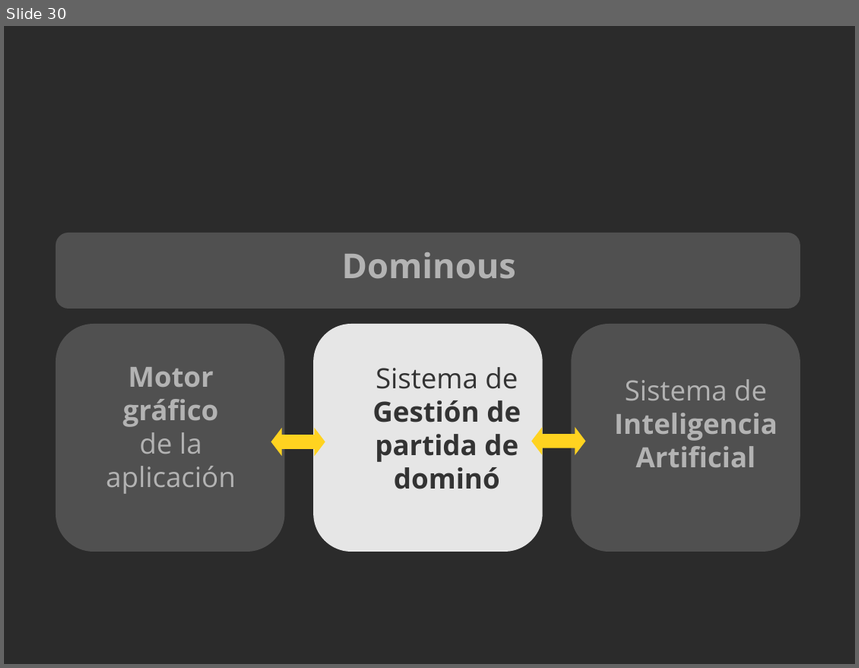
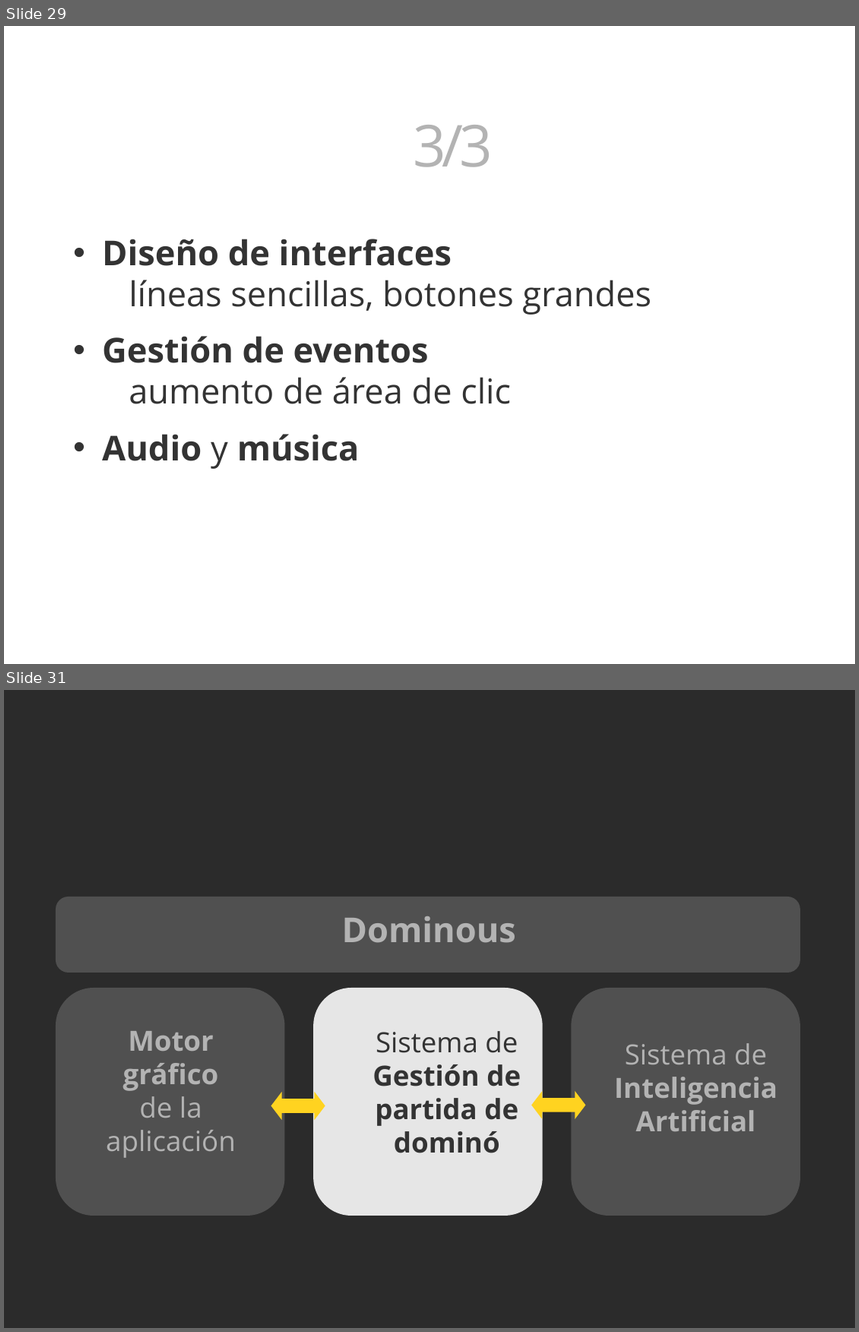
Before and after one commit to 3oheme/dominous, a slide deck: docs/presentacion/presentacion.odp. Shown one above the other, each under a label of ours: slide 30 before the commit, slides 29 and 31 after it; the slides between them are not shown. The pictures are 859x668 and 859x1332 pixels, drawn with LibreOffice and Linux fonts; fonts in the diff are those of the drawing; background and template pictures are left out; a plain dark background stands for a picture behind light text. Boxes give left, top, right and bottom in pixels: in the first picture for what was removed or moved away, otherwise in the second. Text is boxed around its words. In the diff, an @@ line names an element or a change of style, - is before the commit and + after.

```diff
--- a/docs/presentacion/presentacion.odp
+++ b/docs/presentacion/presentacion.odp
@@ slide 29 added at [4, 26, 855, 664], background picture (left out) @@
@@ text added at [414, 125, 493, 167], 54 pt, text #FFFFFF, bold @@
+Motor gráfico 3/3
@@ text added at [102, 239, 652, 469], 32 pt, text #333333 @@
+• Diseño de interfaces
+  líneas sencillas, botones grandes
+• Gestión de eventos
+  aumento de área de clic
+• Audio y música
@@ what was slide 30 is now slide 31 @@
```
Also in this commit, not shown: 2 slides changed, 4 other slides added, 5 slides removed, 3 other files.
